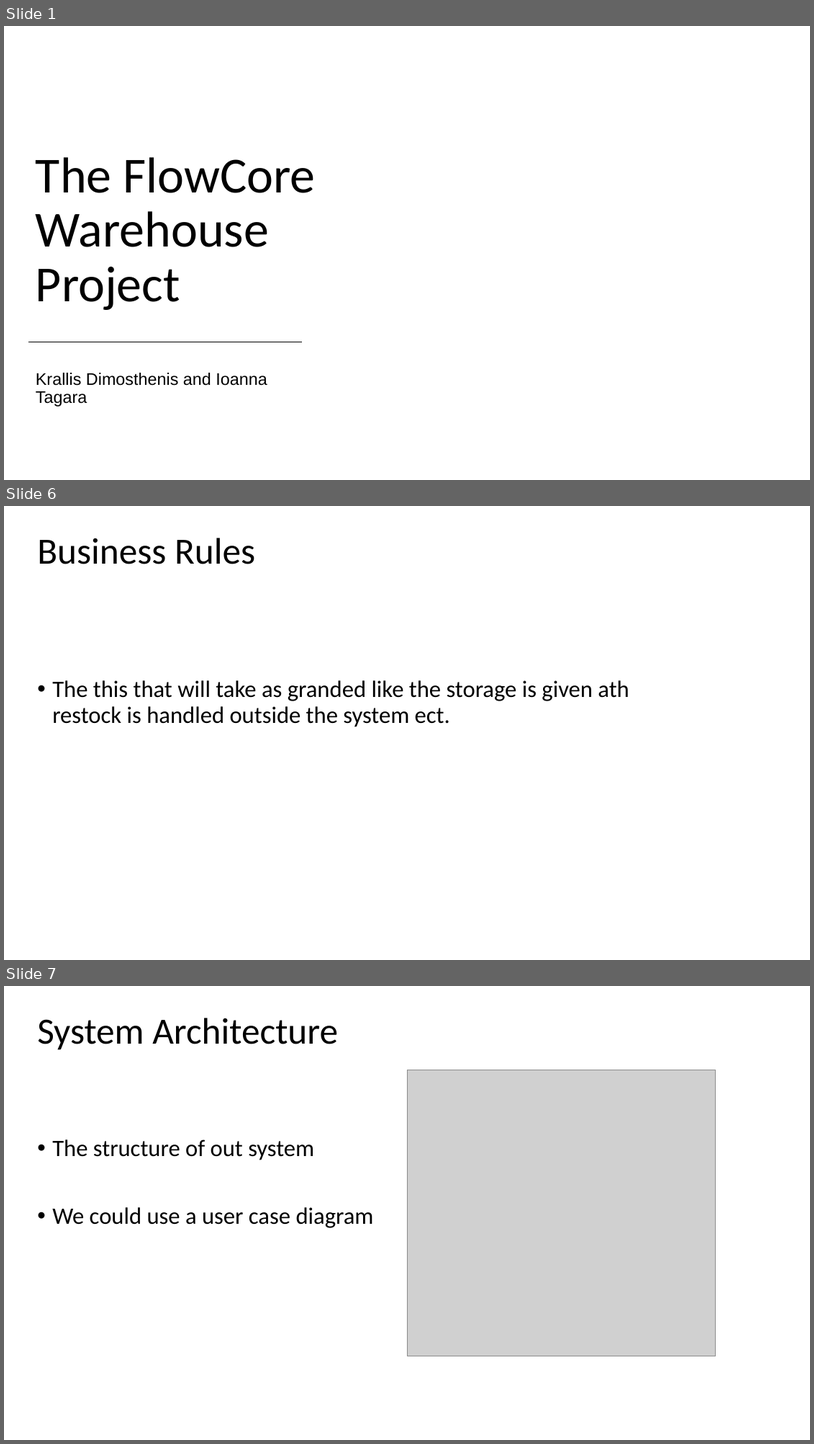
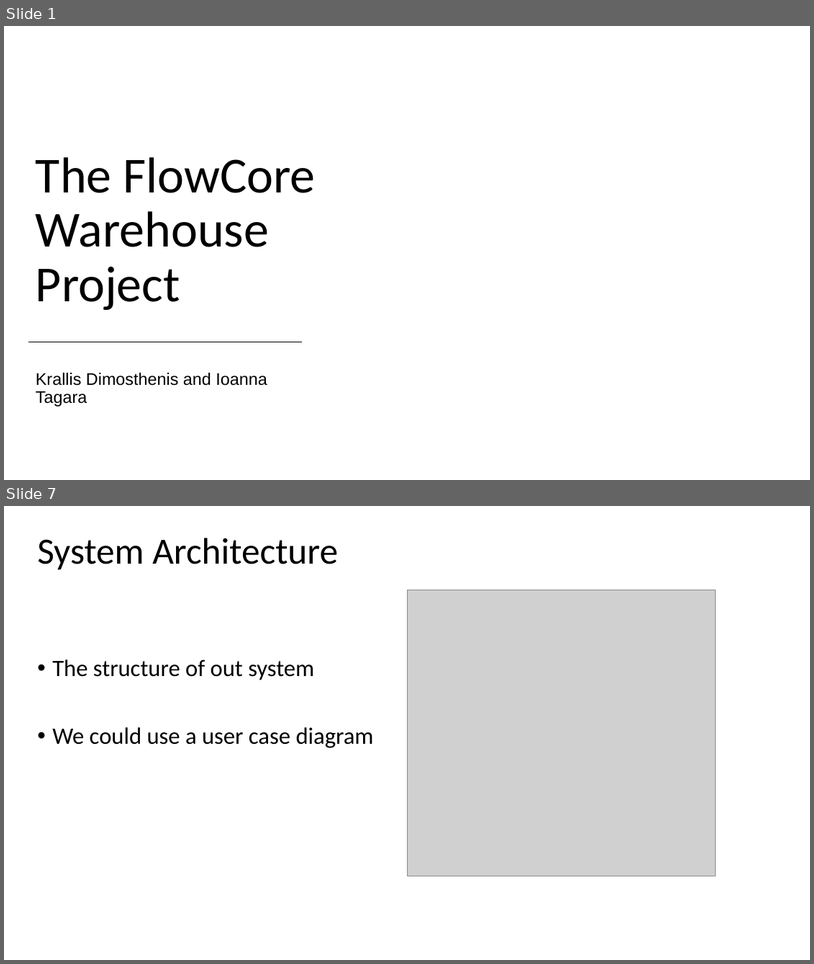
Before and after one commit to wallmenis/exercise, a slide deck: presentation/Presentation.pptx. Shown one above the other, each under a label of ours: slides 1, 6 and 7 before the commit, slides 1 and 7 after it; the slides between them are not shown. The pictures are 814x1444 and 814x964 pixels, drawn with LibreOffice and Linux fonts; fonts in the diff are those of the drawing; grey boxes stand for pictures; background and template pictures are left out. Boxes give left, top, right and bottom in pixels: in the first picture for what was removed or moved away, otherwise in the second. Text is boxed around its words. In the diff, an @@ line names an element or a change of style, - is before the commit and + after.

```diff
--- a/presentation/Presentation.pptx
+++ b/presentation/Presentation.pptx
@@ slide 6 removed at [4, 506, 810, 960], background picture (left out) @@
@@ title removed at [37, 538, 255, 564] @@
-Business Rules
@@ subtitle removed at [52, 680, 629, 727] @@
-• The this that will take as granded like the storage is given ath restock is handled outside the system ect.
```
Also in this commit, not shown: 5 slides changed, 5 slides added, 4 other slides removed, 4 other files.
